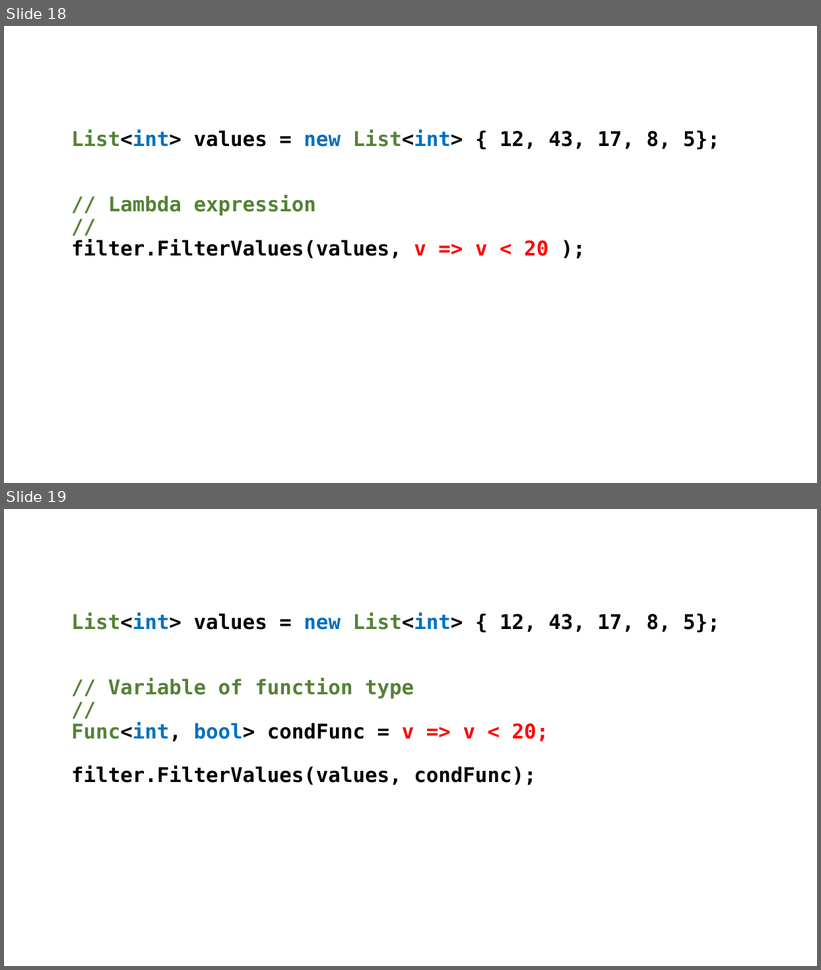
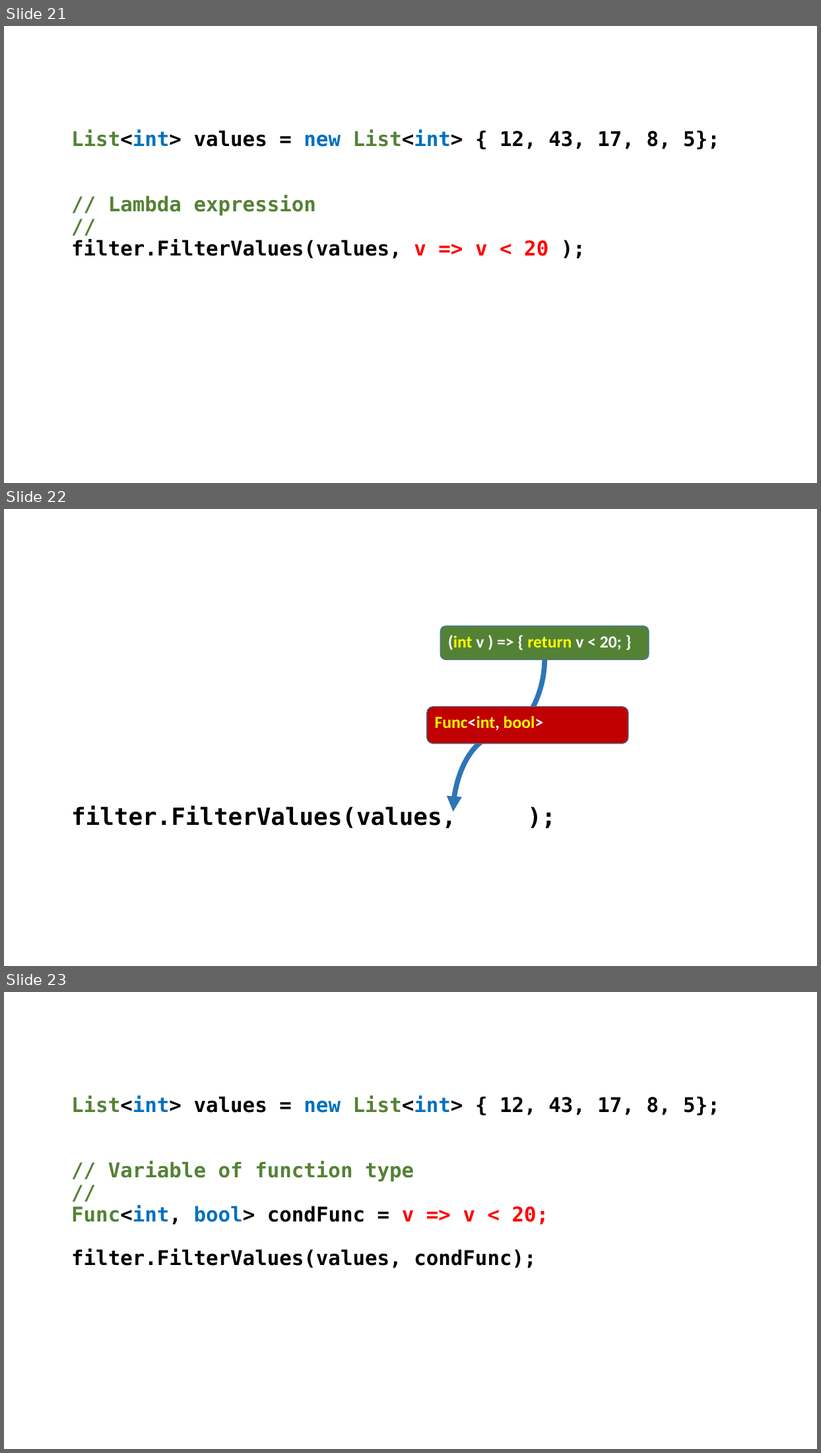
Before and after one commit to perl-easj/OOProg, a slide deck: Chap/OOProg02/Presentations/FuncAsParam.pptx. Shown one above the other, each under a label of ours: slides 18 and 19 before the commit, slides 21, 22 and 23 after it. The pictures are 821x970 and 821x1453 pixels, drawn with LibreOffice and Linux fonts; fonts in the diff are those of the drawing. Boxes give left, top, right and bottom in pixels: in the first picture for what was removed or moved away, otherwise in the second. Text is boxed around its words. In the diff, an @@ line names an element or a change of style, - is before the commit and + after.

Commit message:
Minor updates to FuncAsParam presentation
Also added very small TypeUniverse presentation

```diff
--- a/Chap/OOProg02/Presentations/FuncAsParam.pptx
+++ b/Chap/OOProg02/Presentations/FuncAsParam.pptx
@@ slide 22 added at bbox=[4, 509, 817, 966], background #FFFFFF @@
@@ rounded rectangle added at bbox=[441, 626, 649, 659], fill #548235, outline #43739E 1 pt, 20 pt, text #FFFFFF, bold @@
+(int v ) => { return v < 20; }
@@ curved arrow added from (545, 659) to (453, 812), #2E75B6 6 pt @@
@@ rounded rectangle added at bbox=[426, 706, 628, 744], fill #C00000, outline #43739E 1 pt, 20 pt, text #FFFF00, bold @@
+Func<int, bool>
@@ text added at bbox=[71, 806, 456, 828], 28 pt, text #000000, bold @@
+filter.FilterValues(values, );
@@ what was slide 18 is now slide 21 @@
@@ what was slide 19 is now slide 23 @@
```
Also in this commit, not shown: 4 other slides added, 1 other file.
